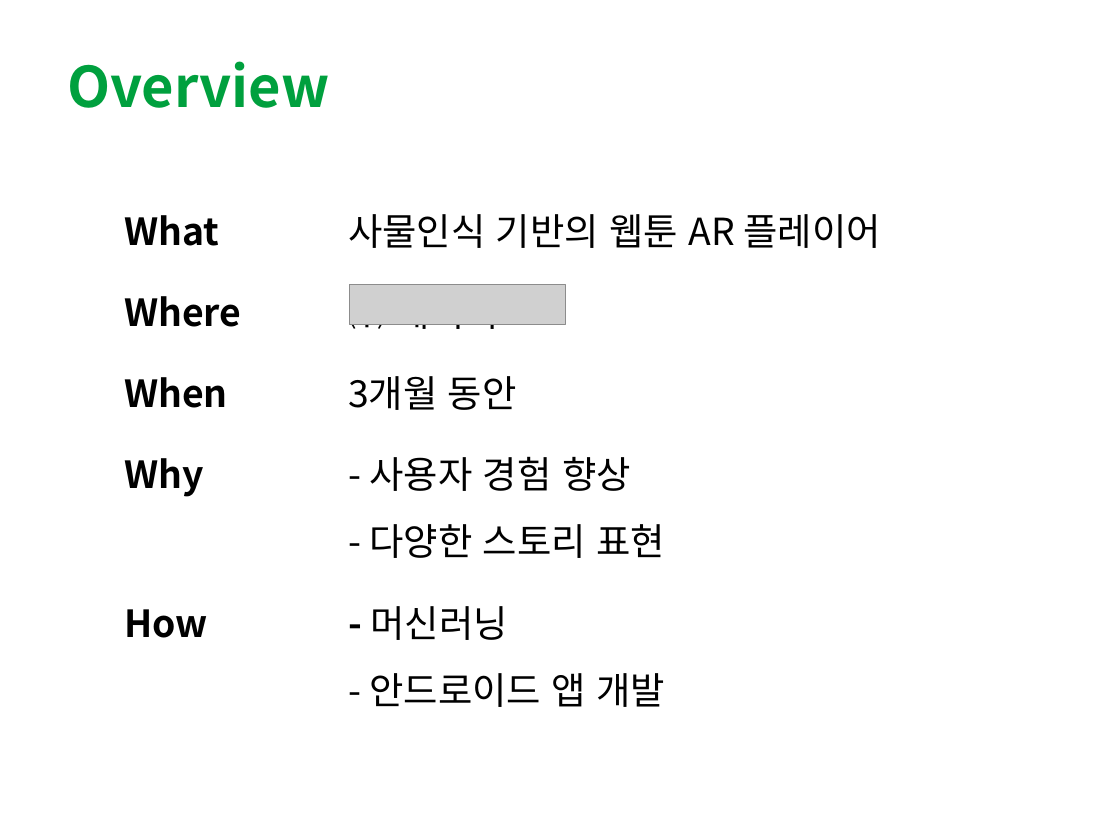
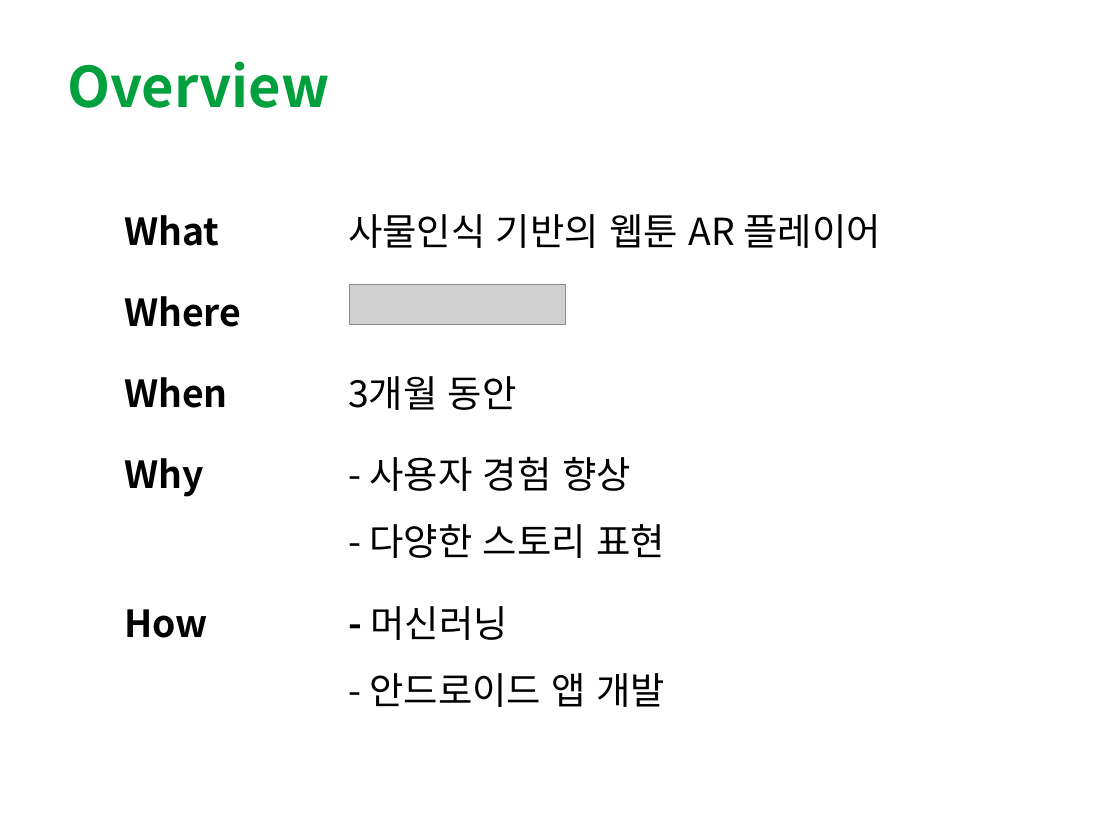
Before and after one commit to Jamjomjara/snu-artoon, a slide deck: slide 3 of artoon-spec.pptx. Drawn at 1120x840 pixels with LibreOffice and Linux fonts; fonts in the diff are those of the drawing; grey boxes stand for pictures. Boxes give left, top, right and bottom in pixels: in the first picture for what was removed or moved away, otherwise in the second. Text is boxed around its words. In the diff, an @@ line names an element or a change of style, - is before the commit and + after.

```diff
--- a/artoon-spec.pptx
+++ b/artoon-spec.pptx
@@ text at [124,296,241,327]: text changed @@
-Where ㈜ 네이버
+Where
```
Also in this commit, not shown: 7 other slides changed.
